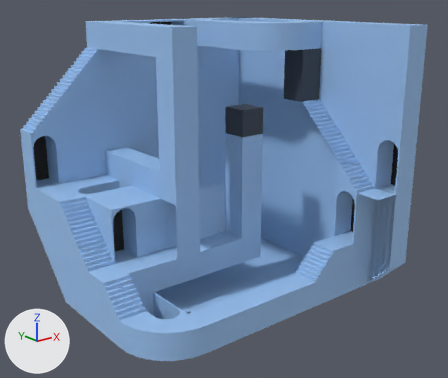
An edit to the FBX model bin/assets/objects/Modell_Lvl1.fbx, drawn before and after from the same camera.
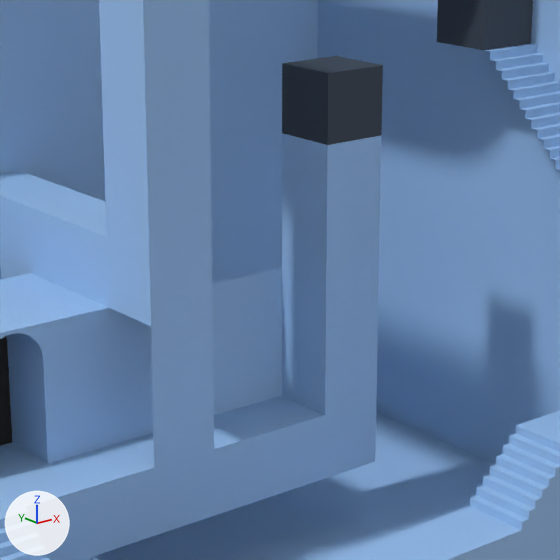
The first picture shows the older version from a 50 mm lens placed at (-39.0, -46.0, 22.0), pointed at (-10.9, -10.9, 7.9). The close-ups show both versions on the part from 27% to 74% of the width and 22% to 78% of the height of that picture; other places that the commit changed are outside them. Every picture has the same lights, and +X, +Y and +Z are marked at lower left. Where no turn or scale is listed for an object, it has been applied to the vertices. Vertices at the same position are counted once.

Script lines for the objects in view, before the commit:
```python
me_cube_016 = bpy.data.meshes.new('Cube.016')
me_cube_016.from_pydata(...)  # 68 vertices, 132 faces; spans x -1.0..1.0, y -1.0..1.0, z -8.0..0.0
me_cube_016.materials.append(mat_lightbluemat)  # blue #9ac2f0
me_cube_018 = bpy.data.meshes.new('Cube.018')
me_cube_018.from_pydata(...)  # a box spanning x -1.0..1.0, y -1.0..1.0, z -1.0..1.0
me_cube_018.materials.append(mat_darkbluemat)  # dark blue #34404e
me_cube_148 = bpy.data.meshes.new('Cube.148')
me_cube_148.from_pydata(...)  # a box spanning x -1.0..1.0, y -1.0..1.0, z 1.0..5.0
me_cube_148.materials.append(mat_darkbluemat)  # dark blue #34404e
ob_rotcube = bpy.data.objects.new('RotCube', me_cube_018)
ob_rotcube.location = (-9.0, -11.0, 13.0)
ob_rotcuboid = bpy.data.objects.new('RotCuboid', me_cube_148)
ob_rotcuboid.location = (-3.0, -11.0, 13.0)
ob_twist_000 = bpy.data.objects.new('Twist.000', me_cube_016)
ob_twist_000.parent = ob_corpus
ob_twist_000.location = (11.0, -9.0, 4.0)
ob_twist_000.rotation_euler = (-3.142, 0.0, 1.571)  # degrees (-180, 0, 90)
# also in view: 'TransWall' at (-12.0, -10.0, 6.0); 'Corpus' at (-11.0, -10.0, 10.0); 'Back.001' at (-19.0, -8.1, 6.0); 'Door.001' at (-19.0, -9.0, 6.0)
```
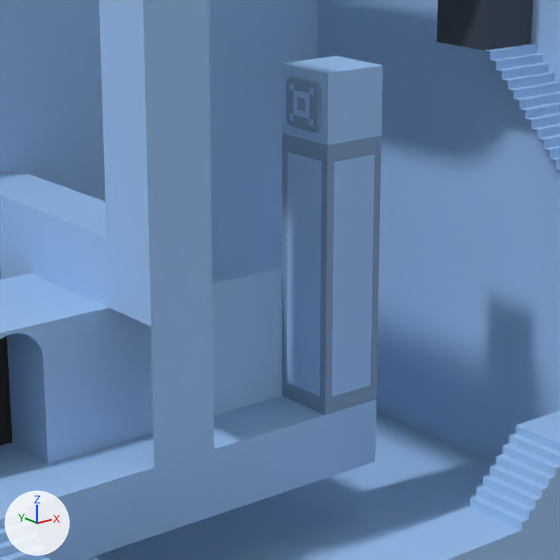
The change, as JSON lines over the scene's bpy script:
```json
{"op": "add", "block": "img_twisttex_png", "code": ["img_twisttex_png = load_image('twisttex.png', '../textures/twisttex.png', 1000, 1000, 'sRGB')"]}
{"op": "add", "block": "img_buttontex_png", "code": ["img_buttontex_png = load_image('buttontex.png', '../textures/buttontex.png', 1000, 1000, 'sRGB')"]}
{"op": "add", "block": "mat_material_003", "code": ["mat_material_003 = principled_material('Material.003')", "mat_material_003.texture = img_twisttex_png", "mat_material_003.roughness = 0.69"]}
{"op": "add", "block": "mat_buttonmat", "code": ["mat_buttonmat = principled_material('ButtonMat')", "mat_buttonmat.texture = img_buttontex_png", "mat_buttonmat.roughness = 0.69"]}
{"block": "me_cube_018", "where": "me_cube_018.from_pydata(...)  # 8 vertices, 6 faces; spans x -1.0..1.0, y -1.0..1.0, z -1.0..1.0"}
{"op": "remove", "block": "me_cube_018", "code": "me_cube_018.materials.append(mat_darkbluemat)  # dark blue #34404e"}
{"op": "add", "block": "me_cube_018", "code": "me_cube_018.materials.append(mat_lightbluemat)  # blue #9ac2f0"}
{"block": "me_cube_016", "where": "me_cube_016.from_pydata(...)  # 68 vertices, 132 faces; spans x -1.0..1.0, y -1.0..1.0, z -8.0..0.0"}
{"block": "me_cube_016", "where": "# used by ob_twist_000; parent = ob_corpus; location = (11.0, -9.0, 4.0); rotation_euler = (-3.142, 0.0, 1.571), in degrees (-180, 0, 90)"}
{"op": "remove", "block": "me_cube_016", "code": "me_cube_016.materials.append(mat_lightbluemat)  # blue #9ac2f0"}
{"block": "me_cube_016", "change": "me_cube_016 part 1: texture (UV) coordinates changed"}
{"op": "add", "block": "me_cube_016", "code": "me_cube_016.materials.append(mat_material_003)  # picture img_twisttex_png"}
{"op": "add", "block": "me_button_cube_001", "code": ["me_button_cube_001 = bpy.data.meshes.new('Button_Cube.001')", "me_button_cube_001.from_pydata(...)  # 488 vertices, 486 faces; spans x -10.2..-10.0, y -11.7..-10.3, z 12.3..13.7", "me_button_cube_001.materials.append(mat_buttonmat)  # picture img_buttontex_png"]}
{"op": "add", "block": "ob_button_cube_001", "code": ["ob_button_cube_001 = bpy.data.objects.new('Button_Cube.001', me_button_cube_001)", "ob_button_cube_001.location = (0.08, 0.0, 0.0)"]}
```

Where the change shows, as pixel boxes (x1, y1, x2, y2) in the close-ups (560 x 560 px):
```json
{"object": "RotCube", "change": "recoloured", "before": [282, 56, 383, 145], "after": [282, 56, 383, 145]}
{"object": "Button_Cube.001", "change": "added", "after": [286, 76, 321, 132], "on screen": "blue"}
```
